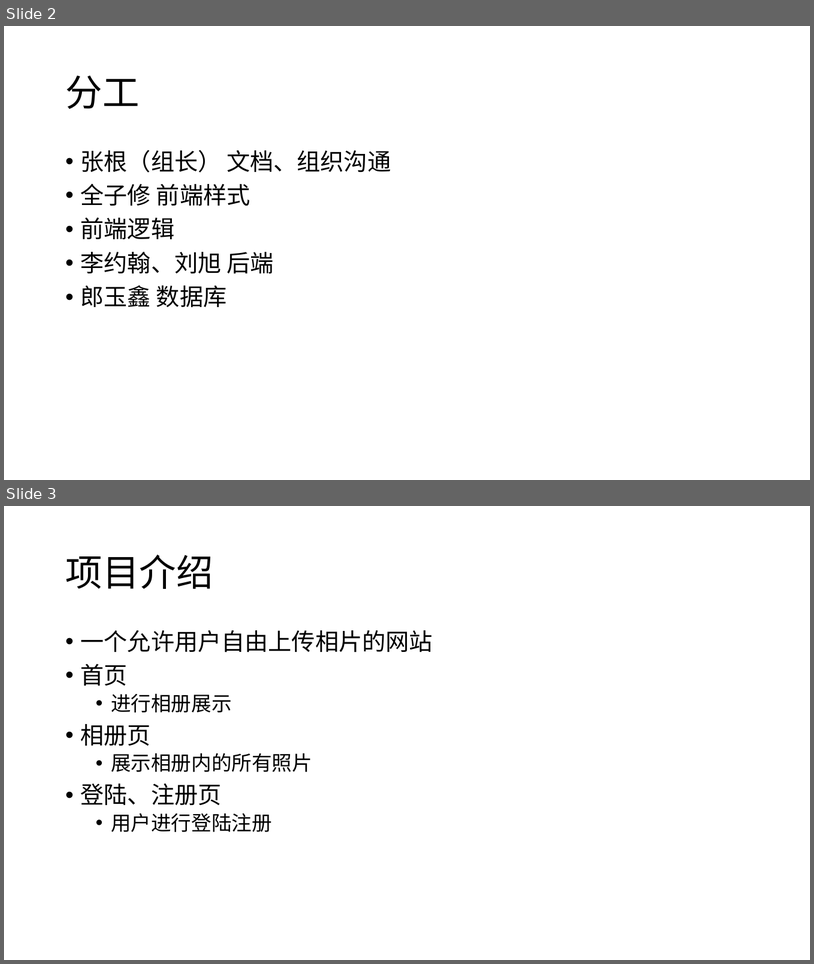
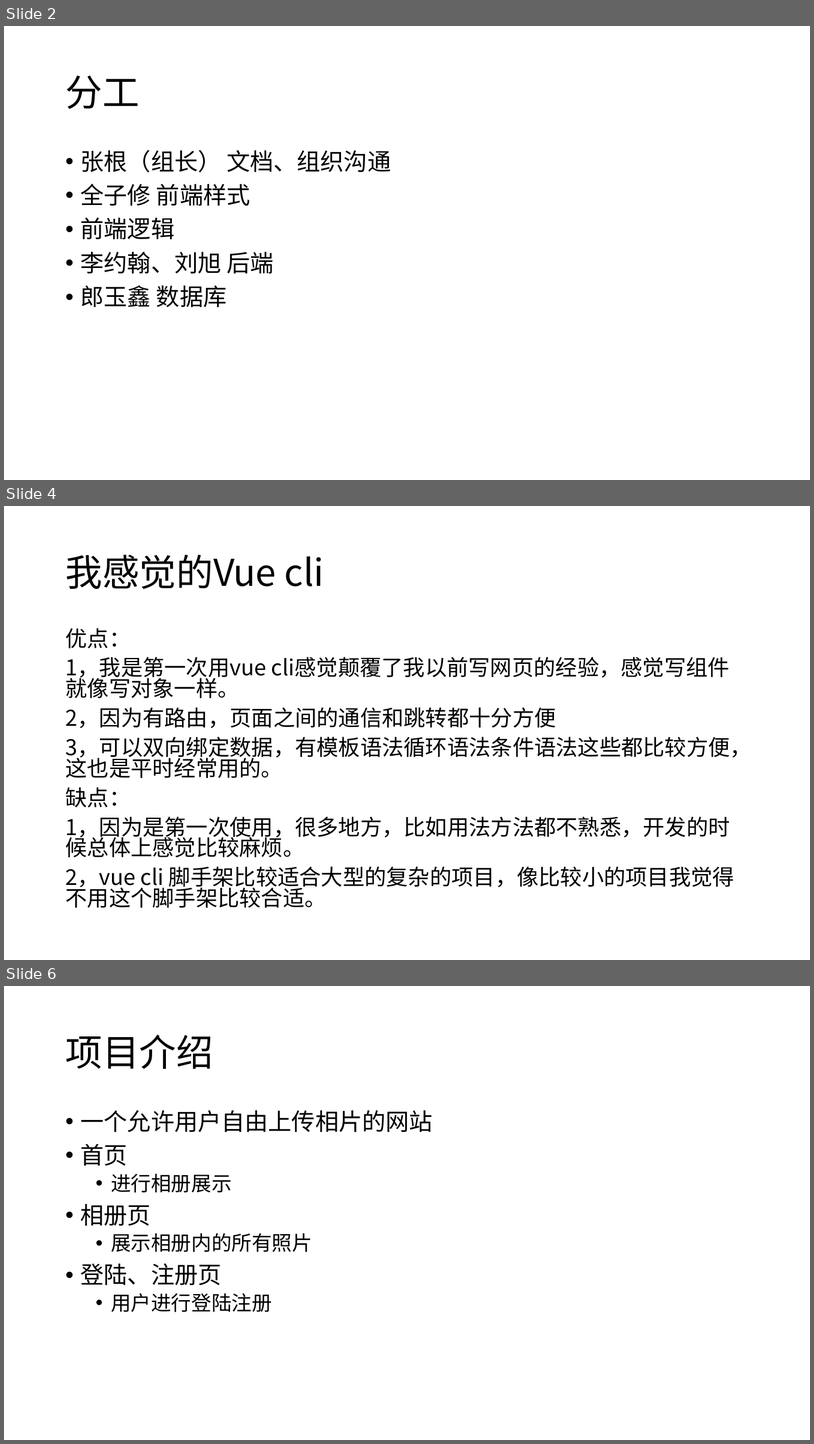
Before and after one commit to daxuliu/softwarelearn, a slide deck: 文档/项目展示-1.pptx. Shown one above the other, each under a label of ours: slides 2 and 3 before the commit, slides 2, 4 and 6 after it; the slides between them are not shown. The pictures are 814x964 and 814x1444 pixels, drawn with LibreOffice and Linux fonts; fonts in the diff are those of the drawing. Boxes give left, top, right and bottom in pixels: in the first picture for what was removed or moved away, otherwise in the second. Text is boxed around its words. In the diff, an @@ line names an element or a change of style, - is before the commit and + after.

```diff
--- a/文档/项目展示-1.pptx
+++ b/文档/项目展示-1.pptx
@@ slide 4 added at box(4, 506, 810, 960), background #FFFFFF @@
@@ title added at box(65, 555, 324, 589), 44 pt, text #000000 @@
+我感觉的Vue cli
@@ text added at box(65, 628, 752, 907), 25.9 pt, text #000000 @@
+优点：
+1，我是第一次用vue cli感觉颠覆了我以前写网页的经验，感觉写组件就像写对象一样。
+2，因为有路由，页面之间的通信和跳转都十分方便
+3，可以双向绑定数据，有模板语法循环语法条件语法这些都比较方便，这也是平时经常用的。
+缺点：
+1，因为是第一次使用，很多地方，比如用法方法都不熟悉，开发的时候总体上感觉比较麻烦。
+2，vue cli 脚手架比较适合大型的复杂的项目，像比较小的项目我觉得不用这个脚手架比较合适。
@@ what was slide 3 is now slide 6 @@
```
Also in this commit, not shown: 2 other slides added.
